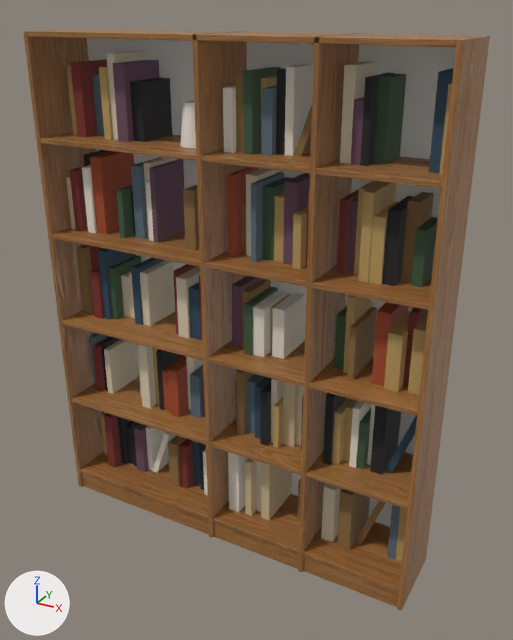
Before and after pictures for a commit that changed the glTF model models/bookcase-vu-wotan.glb.
One viewpoint serves both versions: a 50 mm camera at (1.22, -2.07, 1.97) aimed at (0.07, 0.02, 0.92). Lighting does not change. The marker at lower left points along +X, +Y and +Z. The picture after the commit comes second. Where no turn or scale is listed for an object, it has been applied to the vertices. Vertices at exactly the same position are counted once.

Names of what the first picture shows: 'Mesh_0', 'Mesh_14', 'decor', 'decor.001', 'decor.002', 'decor.003', 'decor.004', 'decor.005', 'decor.006', 'decor.007', 'decor.008', 'decor.009', 'decor.010', 'decor.011', 'decor.012'.
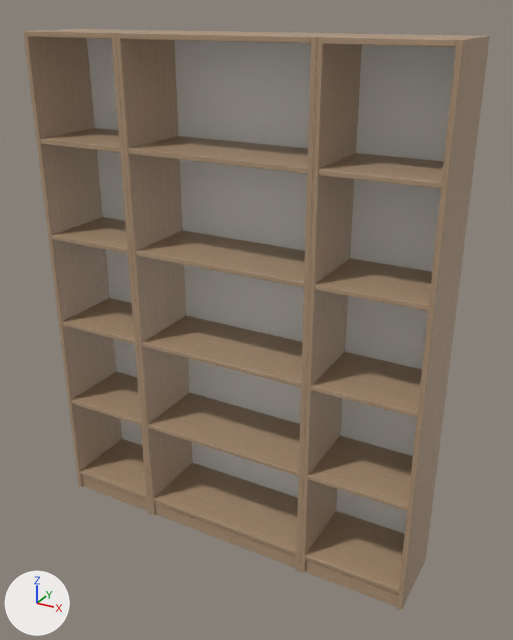
What changed in the scene script:
```text
Add mat_light_elm:
    mat_light_elm = bpy.data.materials.new('light elm')
    # colours: white #fffaf0
    # uses the picture img_ash_veneer_diff
    # uses the picture img_ash_veneer_nor
    # uses the picture img_ash_veneer_rough
Change me_mesh_0:
    remove me_mesh_0.from_pydata(...)  # 1668 vertices, 3300 faces; spans x -0.75..0.75, y -0.15..0.15, z -0.95..0.95
    add me_mesh_0.from_pydata(...)  # 4084 vertices, 8100 faces; spans x -0.75..0.75, y -0.15..0.15, z -0.95..0.95
    me_mesh_0 part 1: the loose piece of 152 vertices spanning x -0.73..0.73, y -0.14..-0.12, z -0.95..-0.87 is copied, and the copy is scaled about its middle by (0.453, 1, 0.871), then moved by (0.0, 0.0, -0.01), in mat_light_elm; it spans x -0.33..0.33, y -0.14..-0.12, z -0.95..-0.88
    me_mesh_0 part 2: the loose piece of 152 vertices spanning x -0.73..0.73, y -0.15..0.15, z -0.87..-0.85 is copied, and the copy is scaled about the mesh origin by (0.453, 1, 1), in mat_light_elm; it spans x -0.33..0.33, y -0.15..0.15, z -0.88..-0.86
    me_mesh_0 part 3: the loose piece of 152 vertices spanning x -0.73..0.73, y -0.15..0.15, z -0.51..-0.49 is copied, and the copy is scaled about the mesh origin by (0.453, 1, 1), in mat_light_elm; it spans x -0.33..0.33, y -0.15..0.15, z -0.52..-0.5
    me_mesh_0 part 4: the loose piece of 152 vertices spanning x -0.73..0.73, y -0.15..0.15, z -0.15..-0.13 is copied, and the copy is scaled about the mesh origin by (0.453, 1, 0.999), in mat_light_elm; it spans x -0.33..0.33, y -0.15..0.15, z -0.15..-0.14
    me_mesh_0 part 5: the loose piece of 152 vertices spanning x -0.73..0.73, y -0.15..0.15, z 0.21..0.23 is copied, and the copy is scaled about its middle by (0.453, 1, 1), in mat_light_elm; it spans x -0.33..0.33, y -0.15..0.15, z 0.21..0.22
    me_mesh_0 part 6: the loose piece of 152 vertices spanning x -0.73..0.73, y -0.15..0.15, z 0.57..0.59 is copied, and the copy is scaled about its middle by (0.453, 1, 1), in mat_light_elm; it spans x -0.33..0.33, y -0.15..0.15, z 0.57..0.59
    me_mesh_0 part 7: the loose piece of 152 vertices spanning x -0.06..-0.04, y -0.15..0.15, z -0.95..0.95 is deleted
    me_mesh_0 part 8: 323 vertices moved from x -0.73..0.73, y -0.15..0.15, z -0.87..-0.13 to x -0.73..0.73, y -0.15..0.15, z -0.88..-0.14; 387 vertices removed from x -0.73..0.73, y -0.15..0.15, z -0.95..0.95; 2043 vertices added at x -0.73..0.73, y -0.15..0.15, z -0.95..0.95
    me_mesh_0 part 9: 1818 faces spanning x -0.75..0.75, y -0.15..0.15, z -0.95..0.95 switch from mat_oiled_oak to mat_light_elm
Remove ob_decor:
    ob_decor = bpy.data.objects.new('decor', me_mesh_1)
Remove ob_decor_001:
    ob_decor_001 = bpy.data.objects.new('decor.001', me_mesh_2)
Remove ob_decor_002:
    ob_decor_002 = bpy.data.objects.new('decor.002', me_mesh_3)
Remove ob_decor_003:
    ob_decor_003 = bpy.data.objects.new('decor.003', me_mesh_4)
Remove ob_decor_004:
    ob_decor_004 = bpy.data.objects.new('decor.004', me_mesh_5)
Remove ob_decor_005:
    ob_decor_005 = bpy.data.objects.new('decor.005', me_mesh_6)
Remove ob_decor_006:
    ob_decor_006 = bpy.data.objects.new('decor.006', me_mesh_7)
Remove ob_decor_007:
    ob_decor_007 = bpy.data.objects.new('decor.007', me_mesh_8)
Remove ob_decor_008:
    ob_decor_008 = bpy.data.objects.new('decor.008', me_mesh_9)
Remove ob_decor_009:
    ob_decor_009 = bpy.data.objects.new('decor.009', me_mesh_10)
Remove ob_decor_010:
    ob_decor_010 = bpy.data.objects.new('decor.010', me_mesh_11)
Remove ob_decor_011:
    ob_decor_011 = bpy.data.objects.new('decor.011', me_mesh_12)
Remove ob_decor_012:
    ob_decor_012 = bpy.data.objects.new('decor.012', me_mesh_13)
```

Boxes [x1, y1, x2, y2] around the edits, measured in the pictures (513 x 640 px):
'decor.008', deleted: before [66, 65, 452, 561]
'decor.009', deleted: before [104, 51, 378, 542]
'decor.006', deleted: before [84, 68, 414, 490]
'decor.003', deleted: before [108, 67, 438, 469]
'decor.004', deleted: before [82, 64, 375, 512]
'decor.005', deleted: before [77, 72, 434, 550]
'decor.007', deleted: before [112, 60, 364, 472]
'decor', deleted: before [69, 59, 428, 488]
'decor.011', deleted: before [90, 151, 409, 417]
'decor.010', deleted: before [89, 74, 400, 559]
'decor.001', deleted: before [98, 68, 454, 485]
'decor.002', deleted: before [66, 177, 298, 520]
'decor.012', deleted: before [180, 100, 196, 148]
part 1 of me_mesh_0, added (brown): after [155, 502, 296, 568]
part 2 of me_mesh_0, added (brown): after [154, 463, 298, 555]
part 3 of me_mesh_0, added (brown): after [148, 393, 300, 476]
part 4 of me_mesh_0, added (brown): after [143, 315, 302, 387]
part 5 of me_mesh_0, added (brown): after [136, 230, 305, 288]
part 6 of me_mesh_0, added (brown): after [129, 136, 308, 174]
part 7 of me_mesh_0, deleted (brown): before [192, 32, 247, 538]
part 8 of me_mesh_0, reshaped: before [41, 34, 442, 607]; after [27, 29, 477, 607]
part 9 of me_mesh_0, recoloured: [23, 29, 490, 611] in both
'Mesh_14', unchanged, uncovered by the edit: before [87, 38, 456, 527]; after [87, 38, 456, 534]
